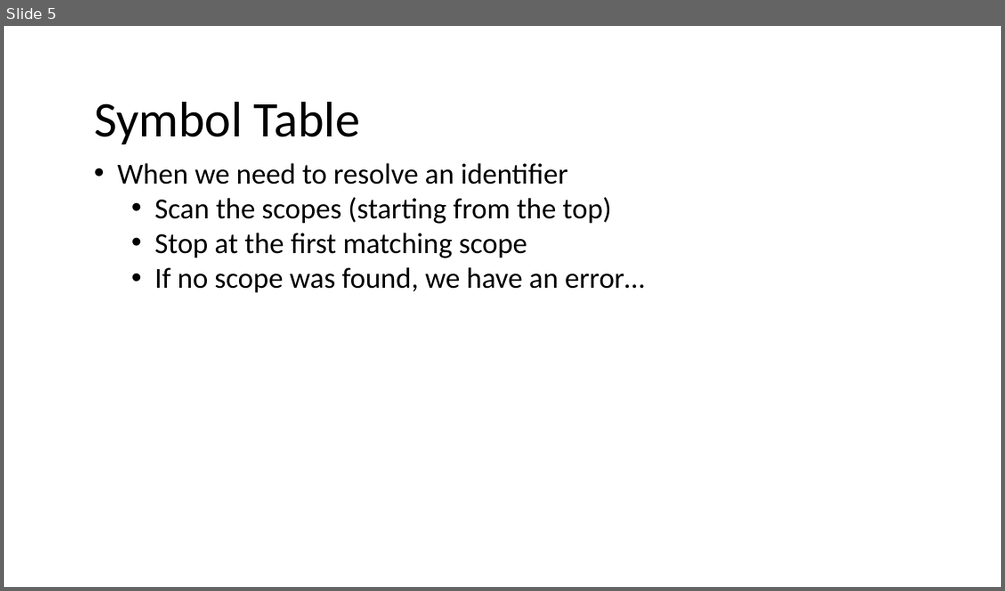
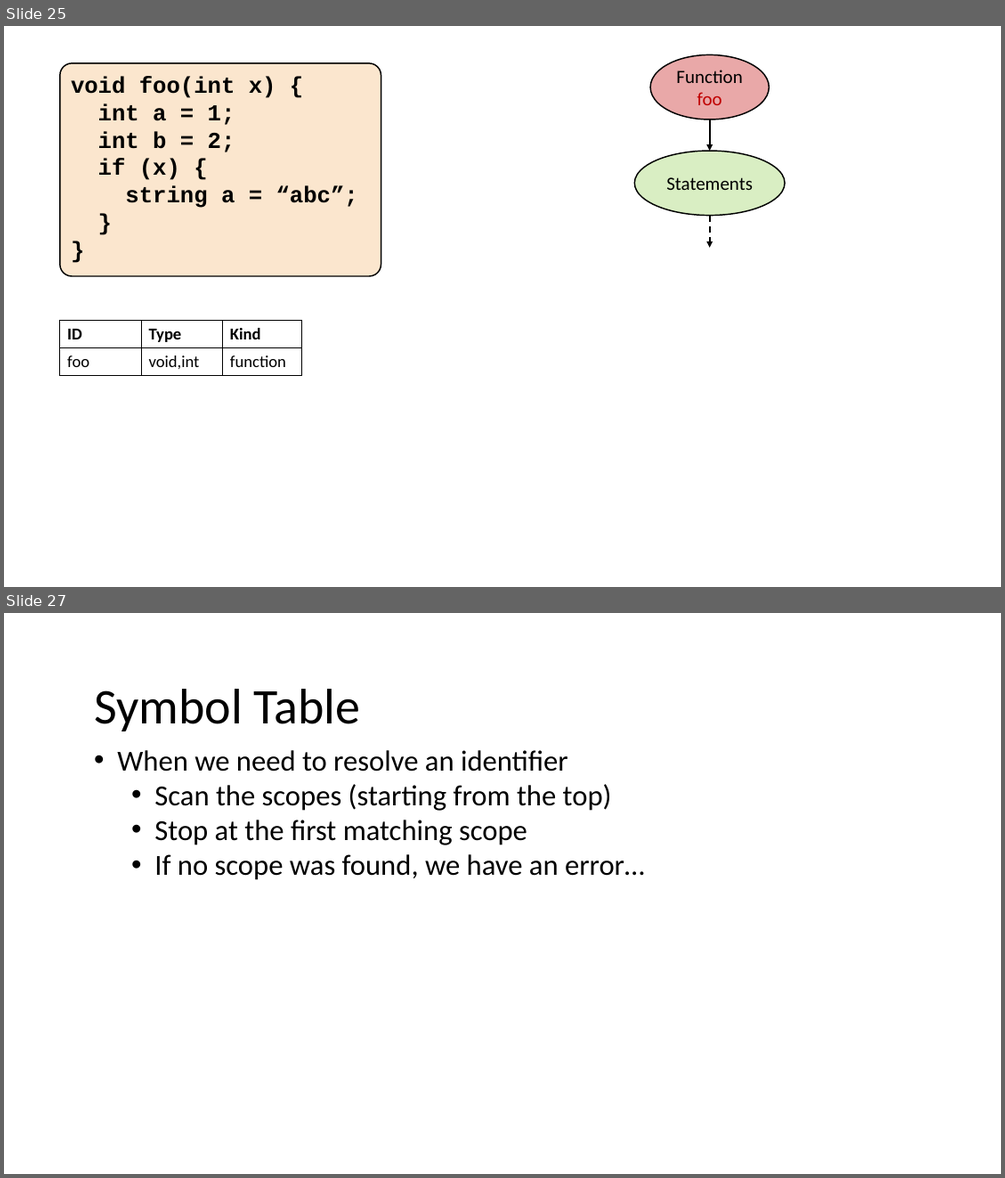
Before and after one commit to nivshani/compilation, a slide deck: slides/semantic.pptx. Shown one above the other, each under a label of ours: slide 5 before the commit, slides 25 and 27 after it; the slides between them are not shown. The pictures are 1005x591 and 1005x1178 pixels, drawn with LibreOffice and Linux fonts; fonts in the diff are those of the drawing. Boxes give left, top, right and bottom in pixels: in the first picture for what was removed or moved away, otherwise in the second. Text is boxed around its words. In the diff, an @@ line names an element or a change of style, - is before the commit and + after.

```diff
--- a/slides/semantic.pptx
+++ b/slides/semantic.pptx
@@ slide 25 added at (x1=4, y1=26, x2=1001, y2=587), background #FFFFFF @@
@@ rounded rectangle added at (x1=60, y1=63, x2=380, y2=276), fill #FBE6CE, outline #000000 1.25 pt, 22 pt, text #000000, bold @@
+void foo(int x) {
+int a = 1;
+int b = 2;
+if (x) {
+string a = “abc”;
+}
+}
@@ ellipse added at (x1=650, y1=55, x2=769, y2=119), fill #C00000 at 34% opacity, outline #000000 1.25 pt, 18 pt, text #000000 @@
+Function
+foo
@@ arrow added from (710, 119) to (710, 151), #000000 1.5 pt @@
@@ ellipse added at (x1=634, y1=151, x2=785, y2=216), fill #92D050 at 34% opacity, outline #000000 1.25 pt, 18 pt, text #000000 @@
+Statements
@@ arrow added from (710, 216) to (710, 248), #000000 1.5 pt dashed @@
@@ table added at (x1=60, y1=320, x2=302, y2=375), 2 rows, 3 columns @@
+ID | Type | Kind
+foo | void,int | function
@@ what was slide 5 is now slide 27 @@
```
Also in this commit, not shown: 2 slides changed, 21 other slides added, 1 other file.
